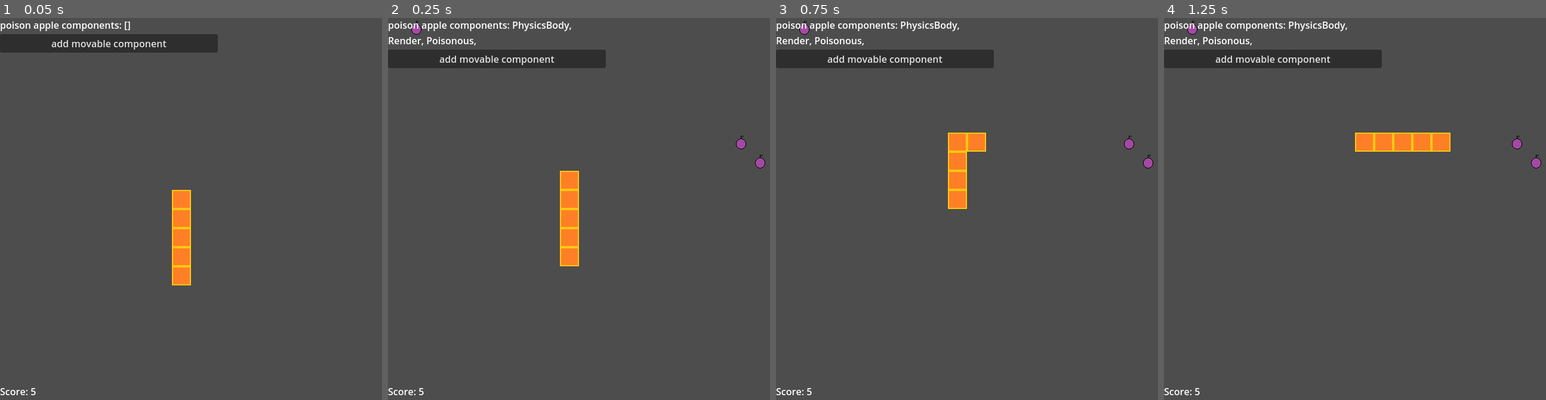
Above: before the commit, frames 1-4 (left to right).
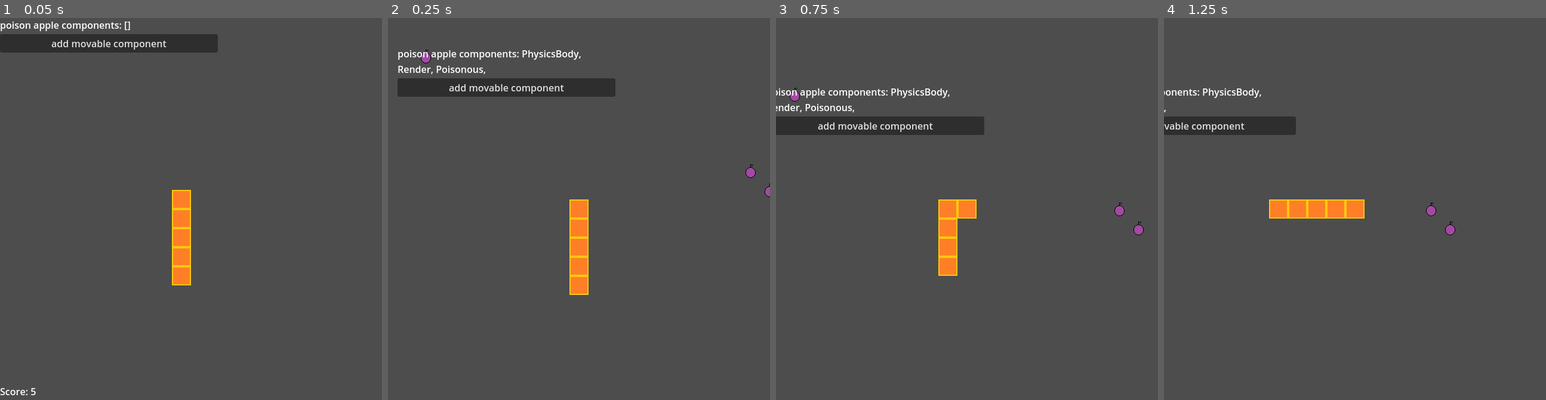
Above: after the commit, the same moments.

Repository: sethbabauta/snake-run
Game: Godot game, scene res://Scenes/demo.tscn
Same seed, same stepped clock (60 frames per second), same inputs: the game is played once before the commit and once after it. This scene is started directly instead of the project's main scene.
Inputs:
- Up to frame 1 (0.05 s): no input
- Up to frame 2 (0.25 s): no input
- Up to frame 3 (0.75 s): hold D (turn_right) from 0.53 s (still down)
- Up to frame 4 (1.25 s): keep holding D (turn_right)

Frame 1 is identical in both runs. In frame 2, 8.3% of the frame differs, in the area x 0-100%, y 0-99%; in frame 3, 9.1%, in the area x 0-99%, y 0-99%; in frame 4, 8.1%.

Commit message:
add game start signal

Diff:
--- a/Scenes/demo.tscn
+++ b/Scenes/demo.tscn
@@ -1,8 +1,9 @@
-[gd_scene load_steps=5 format=3 uid="uid://4bsu0cbbp4e1"]
+[gd_scene load_steps=6 format=3 uid="uid://4bsu0cbbp4e1"]
 
 [ext_resource type="Script" path="res://Scripts/demo.gd" id="1_p3bi1"]
 [ext_resource type="Script" path="res://Scripts/main.gd" id="2_0sktt"]
 [ext_resource type="PackedScene" uid="uid://cldb30o8i8473" path="res://Scenes/collision_query.tscn" id="3_8feav"]
+[ext_resource type="Script" path="res://Scripts/adventure_camera.gd" id="3_xs6il"]
 [ext_resource type="PackedScene" uid="uid://2esaq6uvofnq" path="res://Scenes/game_ui.tscn" id="4_rj712"]
 
 [node name="Demo" type="Node" node_paths=PackedStringArray("main_node", "demo_label")]
@@ -20,12 +21,17 @@
 wait_time = 0.15
 autostart = true
 
-[node name="Camera2D" type="Camera2D" parent="."]
+[node name="Camera2D" type="Camera2D" parent="." node_paths=PackedStringArray("main_node", "gamemode_node")]
 position = Vector2(320, 320)
+script = ExtResource("3_xs6il")
+main_node = NodePath("../Main")
+gamemode_node = NodePath("..")
 
 [node name="CollisionQuery" parent="Camera2D" instance=ExtResource("3_8feav")]
 
 [node name="GameUI" parent="." instance=ExtResource("4_rj712")]
+size_flags_horizontal = 4
+size_flags_vertical = 4
 
 [node name="VBoxContainer" type="VBoxContainer" parent="."]
 offset_right = 365.0
@@ -42,4 +48,5 @@
 
 [connection signal="timeout" from="Timer" to="." method="_on_timer_timeout"]
 [connection signal="timeout" from="Timer" to="Main" method="_on_timer_timeout"]
+[connection signal="timeout" from="Timer" to="Camera2D" method="_on_timer_timeout"]
 [connection signal="pressed" from="VBoxContainer/Button" to="." method="_on_button_pressed"]
--- a/Scripts/adventure_camera.gd
+++ b/Scripts/adventure_camera.gd
@@ -1,11 +1,16 @@
 extends Camera2D
 
+@export var main_node: Main
+@export var gamemode_node: Node
+var player_head: GameEngine.GameObject
 
-# Called when the node enters the scene tree for the first time.
 func _ready() -> void:
-	pass # Replace with function body.
+	gamemode_node.GAME_START.connect(_on_game_start)
 
 
-# Called every frame. 'delta' is the elapsed time since the previous frame.
-func _process(delta: float) -> void:
-	pass
+func _on_game_start() -> void:
+	player_head = main_node.get_closest_player_controlled(Vector2(0, 0))
+
+
+func _on_timer_timeout() -> void:
+	self.global_position = player_head.physics_body.global_position
--- a/Scripts/components.gd
+++ b/Scripts/components.gd
@@ -13,8 +13,9 @@
 
 	func _ponder_direction_change(event: Event) -> void:
 		var closest_object: GameEngine.GameObject = (
-				self.game_object.main_node
-				.get_closest_player_controlled(self.game_object)
+				self.game_object.main_node.get_closest_player_controlled(
+						self.game_object.physics_body.global_position
+				)
 		)
 
 		var current_position: Vector2 = self.game_object.physics_body.global_position
--- a/Scripts/demo.gd
+++ b/Scripts/demo.gd
@@ -1,4 +1,6 @@
 class_name Demo extends Node
+
+signal GAME_START
 
 @export_file("*.tscn") var adventure_death_screen
 @export var main_node: Main
@@ -19,6 +21,7 @@
 		self.poison_apples.append(main_node.spawn_and_place_object("PoisonApple"))
 
 	self.update_label()
+	GAME_START.emit()
 
 
 func end_game() -> void:
--- a/Scripts/main.gd
+++ b/Scripts/main.gd
@@ -80,12 +80,11 @@
 
 
 func get_closest_player_controlled(
-		object_to_compare: GameEngine.GameObject,
+		position_to_compare: Vector2,
 ) -> GameEngine.GameObject:
 	var player_positions: Array = (
-			object_to_compare.factory_from.subscribe_lists["player_controlled"]
+			self.game_object_factory.subscribe_lists["player_controlled"]
 	)
-	var position_to_compare: Vector2 = object_to_compare.physics_body.global_position
 	var closest_object: GameEngine.GameObject
 	var shortest_distance: float
 
